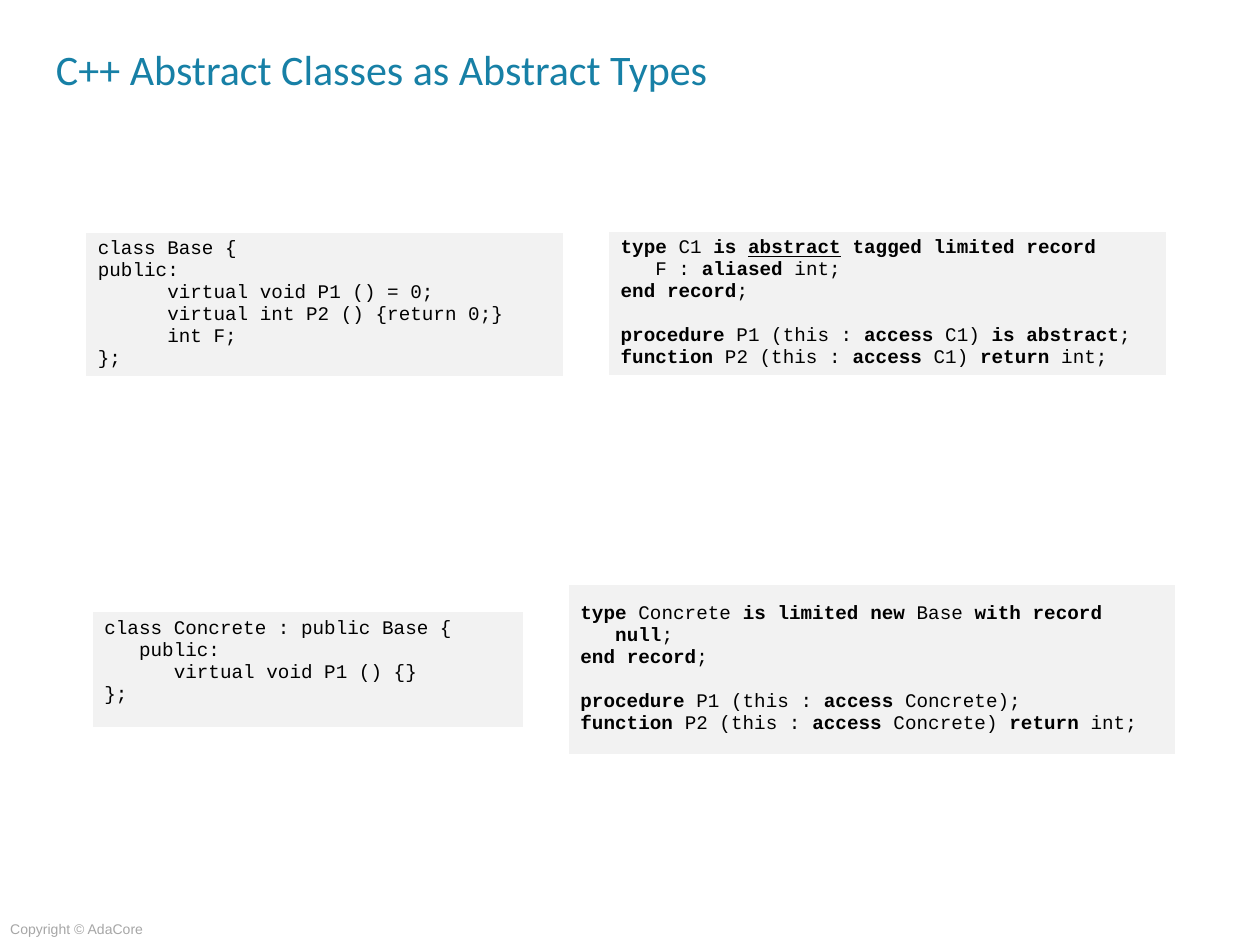
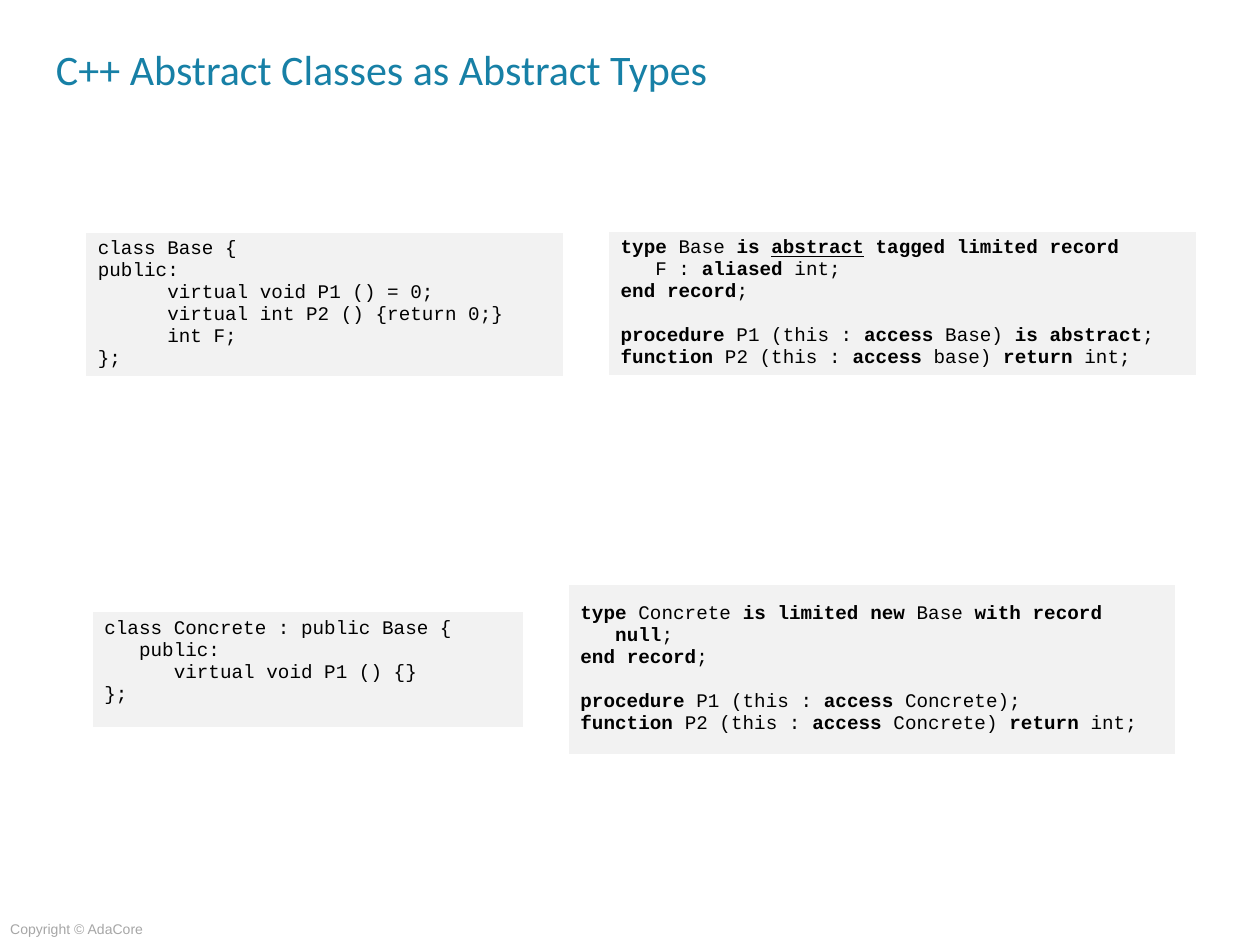
Before and after one commit to AdaCoreU/Courses, a slide deck: slide 15 of lectures/04_Mixed_Language_Programming_In_Ada/03_Ada_and_C++/Slides/03_Ada_and_C++.pptx. Drawn at 1260x945 pixels with LibreOffice and Linux fonts; fonts in the diff are those of the drawing; background and template pictures are left out. Boxes give left, top, right and bottom in pixels: in the first picture for what was removed or moved away, otherwise in the second. Text is boxed around its words. In the diff, an @@ line names an element or a change of style, - is before the commit and + after.

```diff
--- a/lectures/04_Mixed_Language_Programming_In_Ada/03_Ada_and_C++/Slides/03_Ada_and_C++.pptx
+++ b/lectures/04_Mixed_Language_Programming_In_Ada/03_Ada_and_C++/Slides/03_Ada_and_C++.pptx
@@ table at (x1=609, y1=231, x2=1197, y2=382) @@
-row 1, column 1: type C1 is abstract tagged limited record / F : aliased int; / end record; / procedure P1 (this : access C1) is abstract; / function P2 (this : access C1) return int;
+row 1, column 1: type Base is abstract tagged limited record / F : aliased int; / end record; / procedure P1 (this : access Base) is abstract; / function P2 (this : access base) return int;
@@ table resized from (x1=609, y1=231, x2=1167, y2=382) to (x1=609, y1=231, x2=1197, y2=382) @@
```
Also in this commit, not shown: 4 other slides changed, 1 other file.
